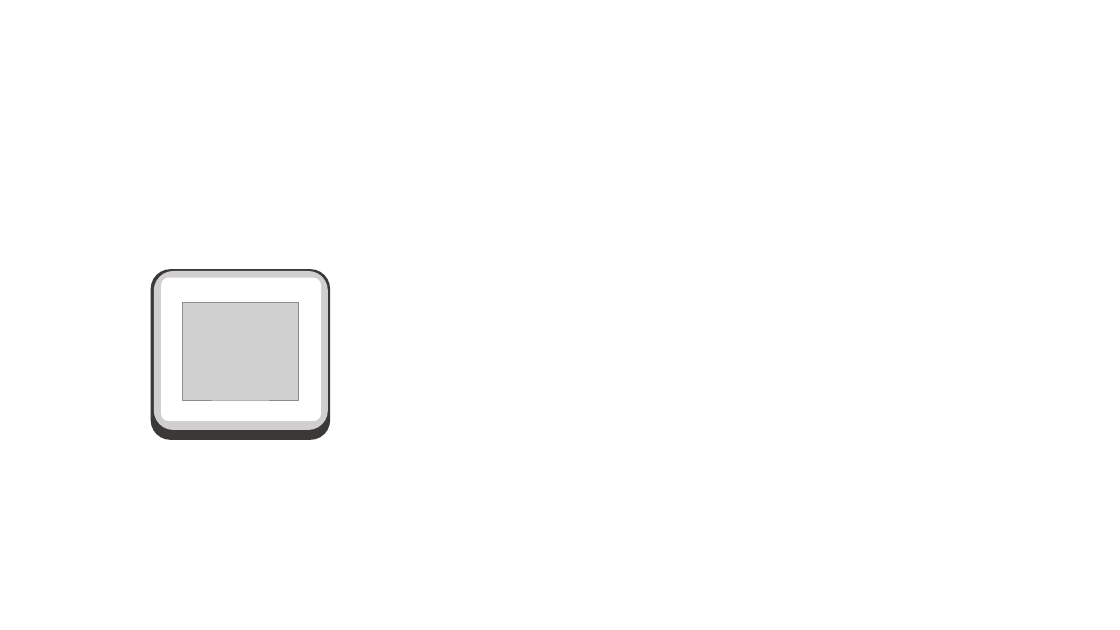
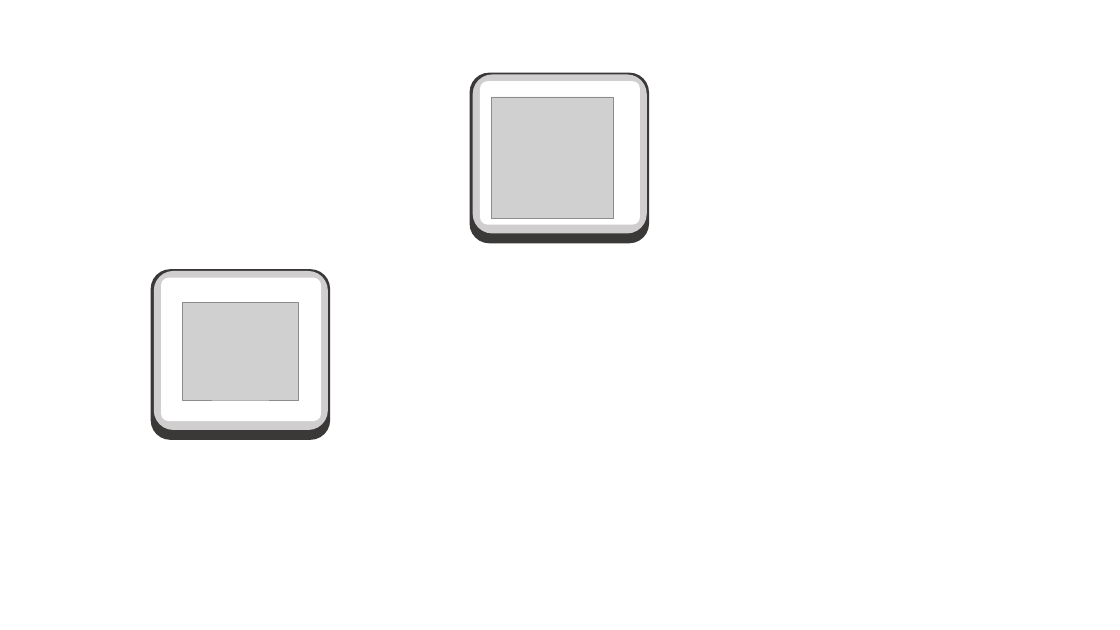
Before and after one commit to ezaki-lab/2022-turitube, a slide deck: slide 11 of button_design.pptx. Drawn at 1120x630 pixels with LibreOffice and Linux fonts; fonts in the diff are those of the drawing; grey boxes stand for pictures. Boxes give left, top, right and bottom in pixels: in the first picture for what was removed or moved away, otherwise in the second. Text is boxed around its words. In the diff, an @@ line names an element or a change of style, - is before the commit and + after.

```diff
--- a/button_design.pptx
+++ b/button_design.pptx
@@ rounded rectangle added at [470,72,649,243], fill #3B3838 @@
@@ rounded rectangle added at [473,75,647,234], fill #D0CECE @@
@@ rounded rectangle added at [480,82,640,225], fill #FFFFFF @@
@@ picture added at [492,97,613,218] @@
```
Also in this commit, not shown: 1 slide added, 11 other files.
